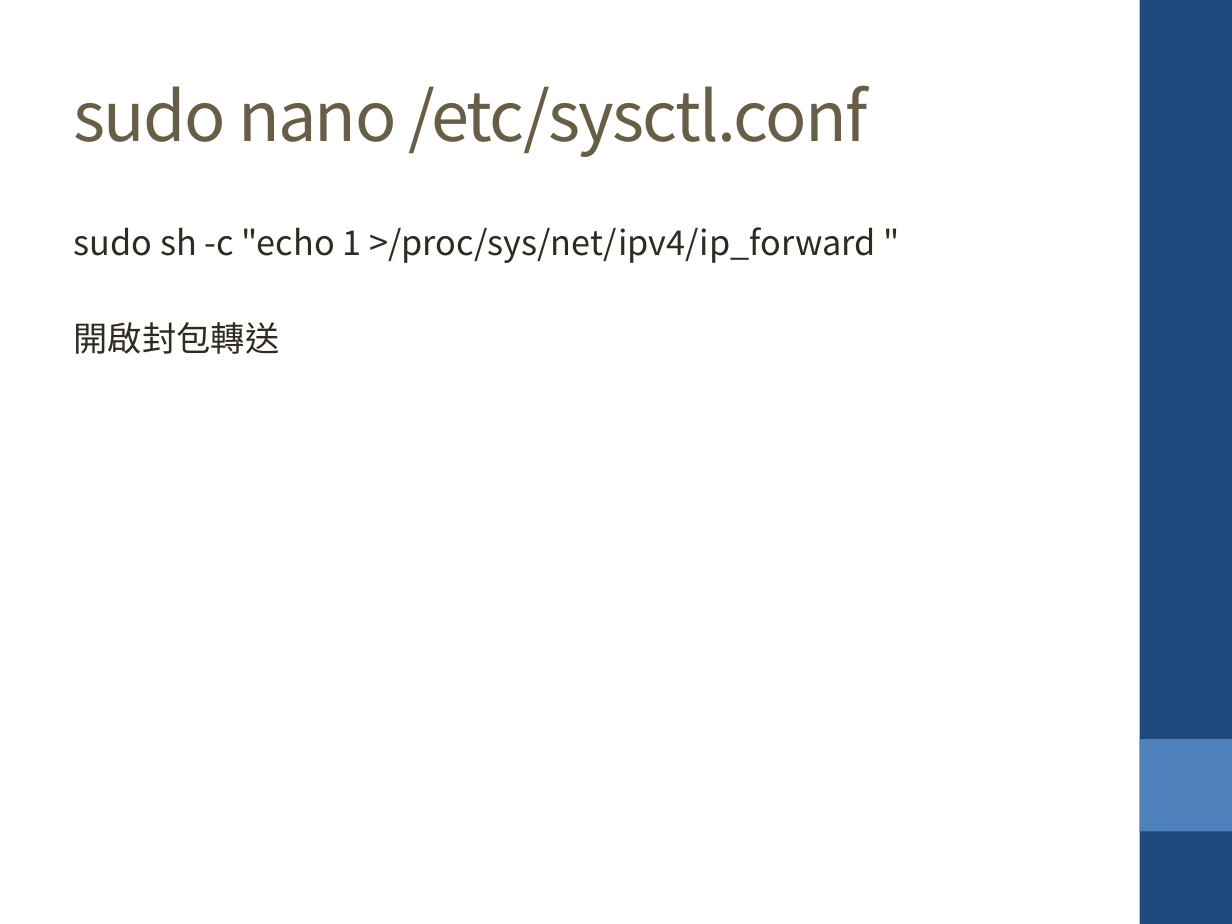
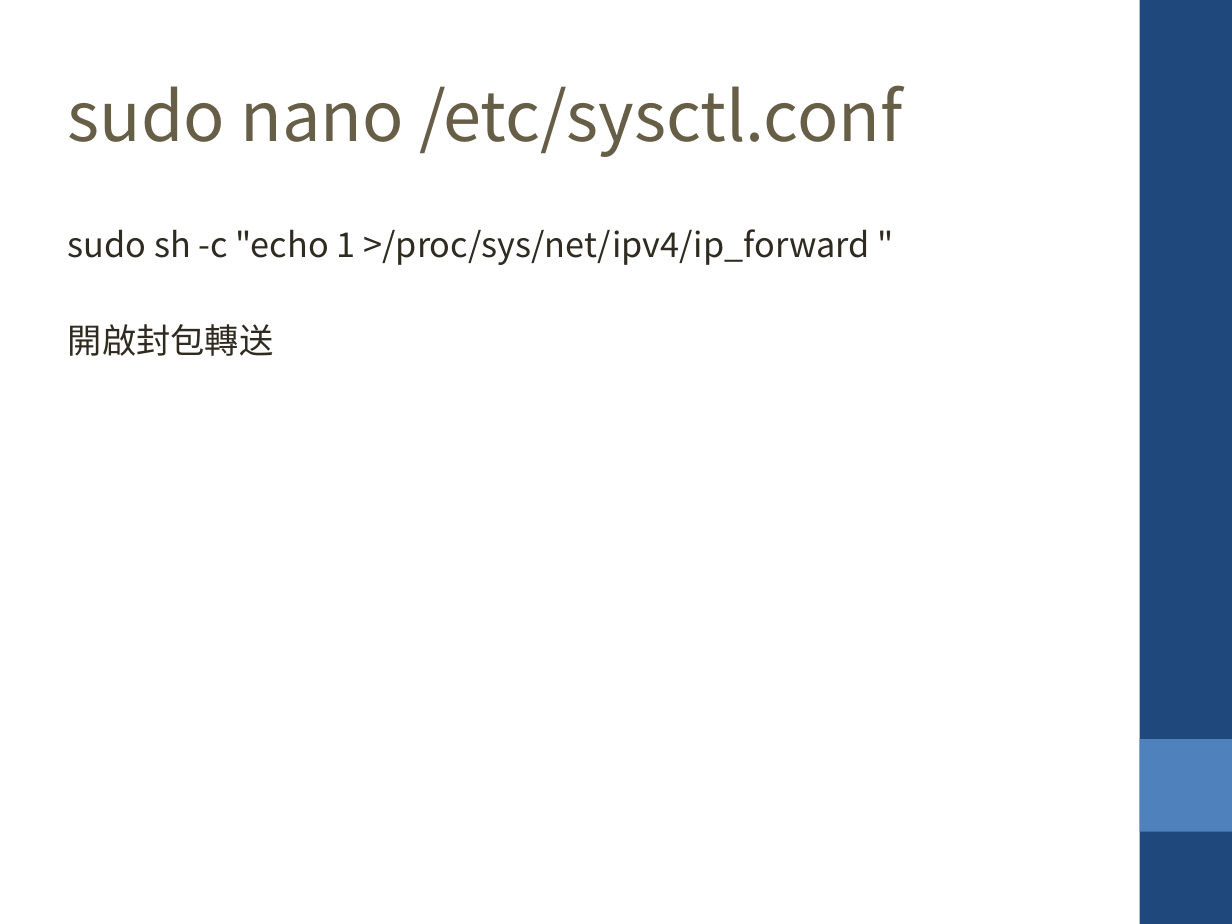
Before and after one commit to krnick/AP_MODE, a slide deck: slide 9 of 設定wifi ap_repeater.pptx. Drawn at 1232x924 pixels with LibreOffice and Linux fonts; fonts in the diff are those of the drawing. Boxes give left, top, right and bottom in pixels: in the first picture for what was removed or moved away, otherwise in the second. Text is boxed around its words. In the diff, an @@ line names an element or a change of style, - is before the commit and + after.

```diff
--- a/設定wifi ap_repeater.pptx
+++ b/設定wifi ap_repeater.pptx
@@ text "sudo nano /etc/sysctl.conf" at [68, 85, 902, 157]: letter spacing -1 to 0 pt @@
@@ text "sudo sh -c "echo 1 ...": place and size @@
-text "sudo sh -c "echo 1 ..." at [74, 227, 876, 354]
+text "sudo sh -c "echo 1 ..." at [68, 229, 870, 356]
```
Also in this commit, not shown: 17 other slides changed, 1 slide added, 1 other file.
